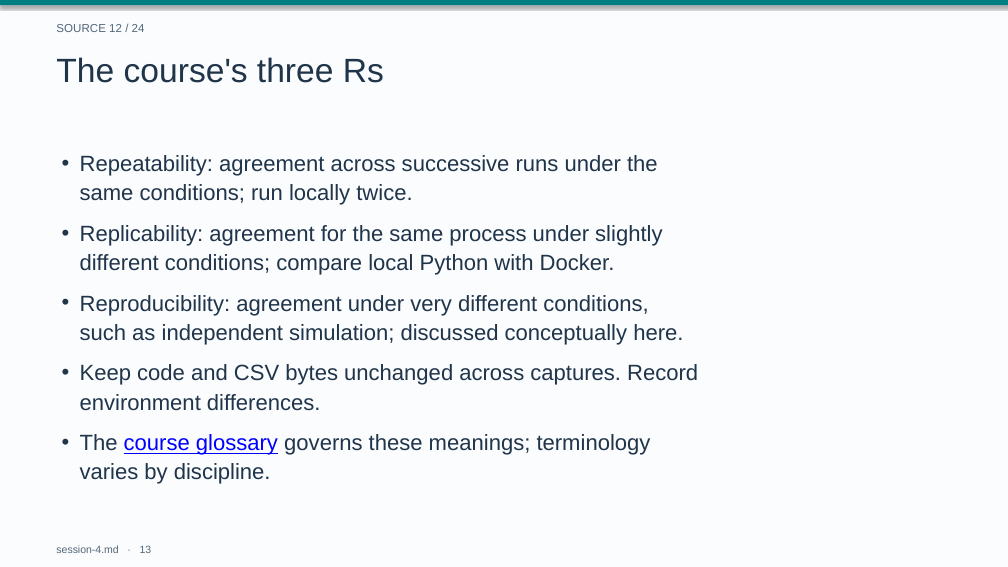
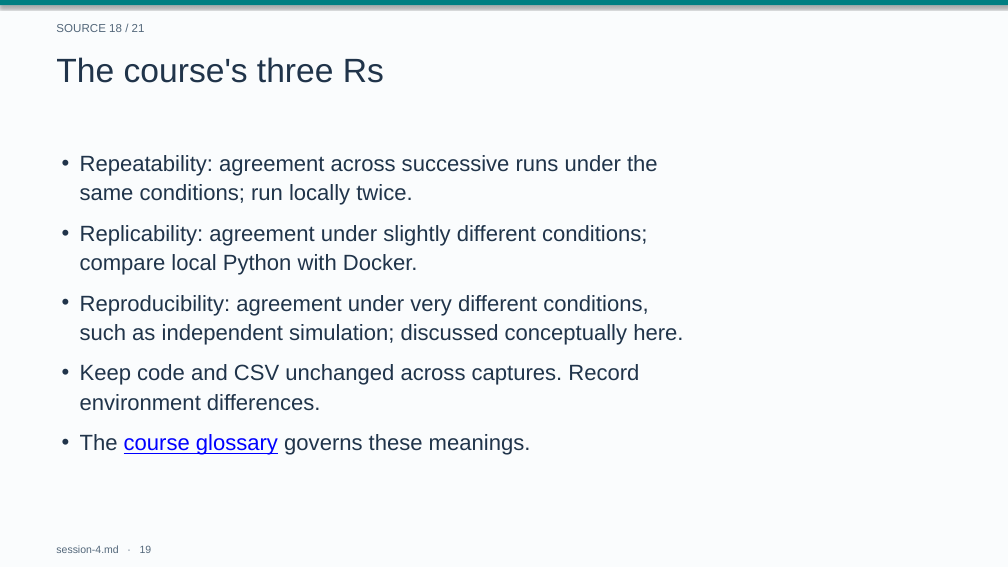
Before and after one commit to drweihungpan-lab/3R-teaching, a slide deck: slide 19 of materials/slides/session-4.pptx (slide 13 before the commit). Drawn at 1008x567 pixels with LibreOffice and Linux fonts; fonts in the diff are those of the drawing. Boxes give left, top, right and bottom in pixels: in the first picture for what was removed or moved away, otherwise in the second. Text is boxed around its words. In the diff, an @@ line names an element or a change of style, - is before the commit and + after.

```diff
--- a/materials/slides/session-4.pptx
+++ b/materials/slides/session-4.pptx
@@ text at <box>56,24,145,32</box>: text changed @@
-SOURCE 12 / 24
+SOURCE 18 / 21
@@ text at <box>80,225,647,275</box>: text changed @@
-• Replicability: agreement for the same process under slightly
-  different conditions; compare local Python with Docker.
+• Replicability: agreement under slightly different conditions;
+  compare local Python with Docker.
@@ text at <box>80,364,639,411</box>: text changed @@
-• Keep code and CSV bytes unchanged across captures. Record
-  environment differences.
+• Keep code and CSV unchanged across captures. Record
+  environment differences.
@@ text at <box>80,434,531,455</box>: text changed @@
-• The course glossary governs these meanings; terminology
-  varies by discipline.
+• The course glossary governs these meanings.
```
Also in this commit, not shown: 8 other slides changed, 13 slides added, 26 slides removed, 5 other files.
